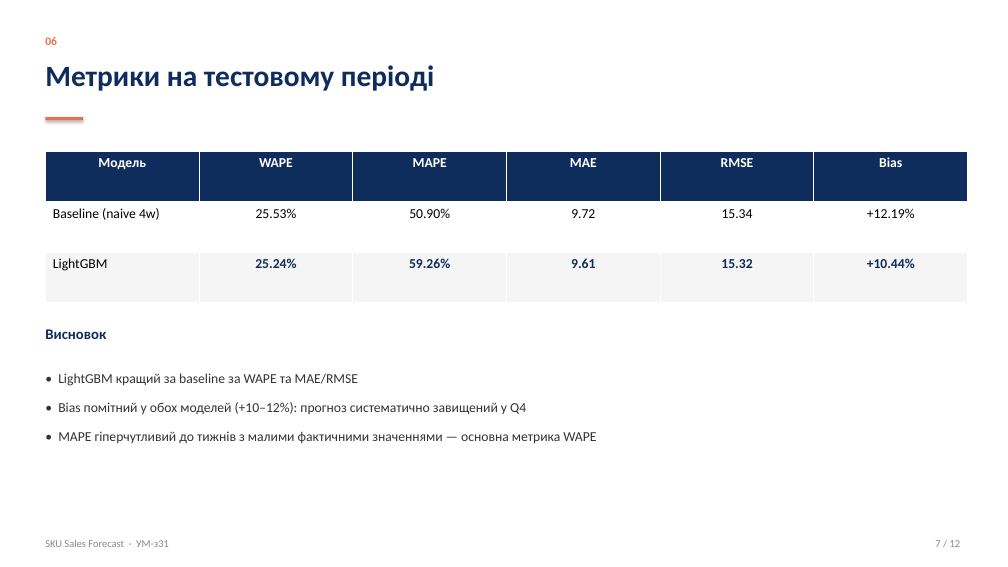
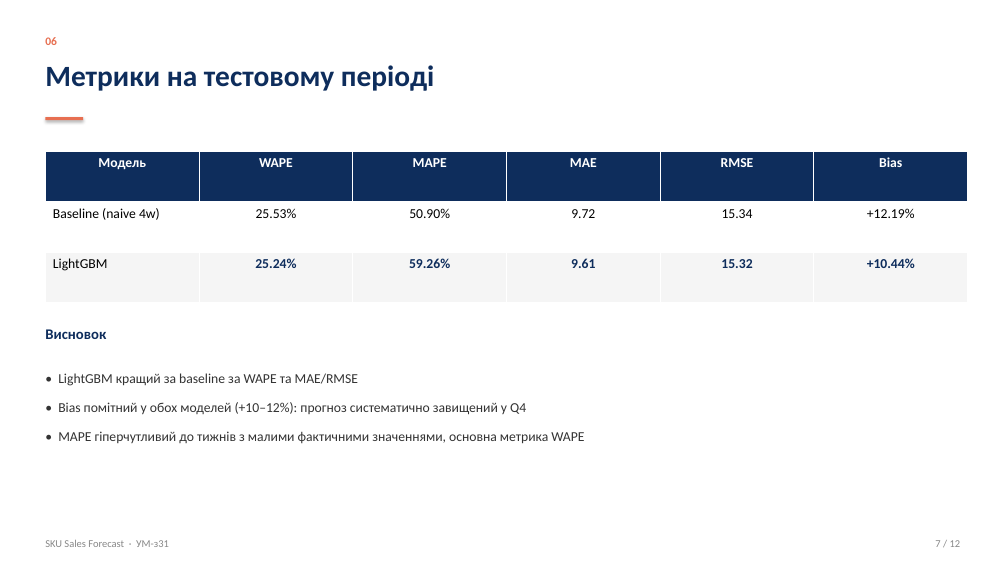
Before and after one commit to kgorbunova3/sku-sales-forecast, a slide deck: slide 7 of docs/presentation.pptx. Drawn at 1008x567 pixels with LibreOffice and Linux fonts; fonts in the diff are those of the drawing. Boxes give left, top, right and bottom in pixels: in the first picture for what was removed or moved away, otherwise in the second. Text is boxed around its words. In the diff, an @@ line names an element or a change of style, - is before the commit and + after.

```diff
--- a/docs/presentation.pptx
+++ b/docs/presentation.pptx
@@ text at [58,431,584,444]: text changed @@
-• MAPE гіперчутливий до тижнів з малими фактичними значеннями — основна метрика WAPE
+• MAPE гіперчутливий до тижнів з малими фактичними значеннями, основна метрика WAPE
```
Also in this commit, not shown: 3 other slides changed, 2 other files.
